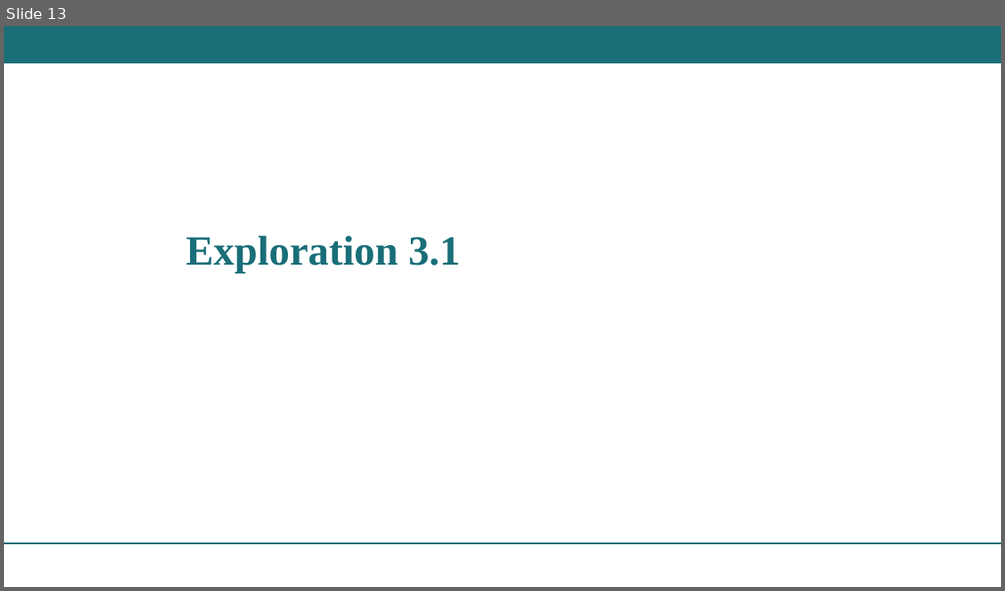
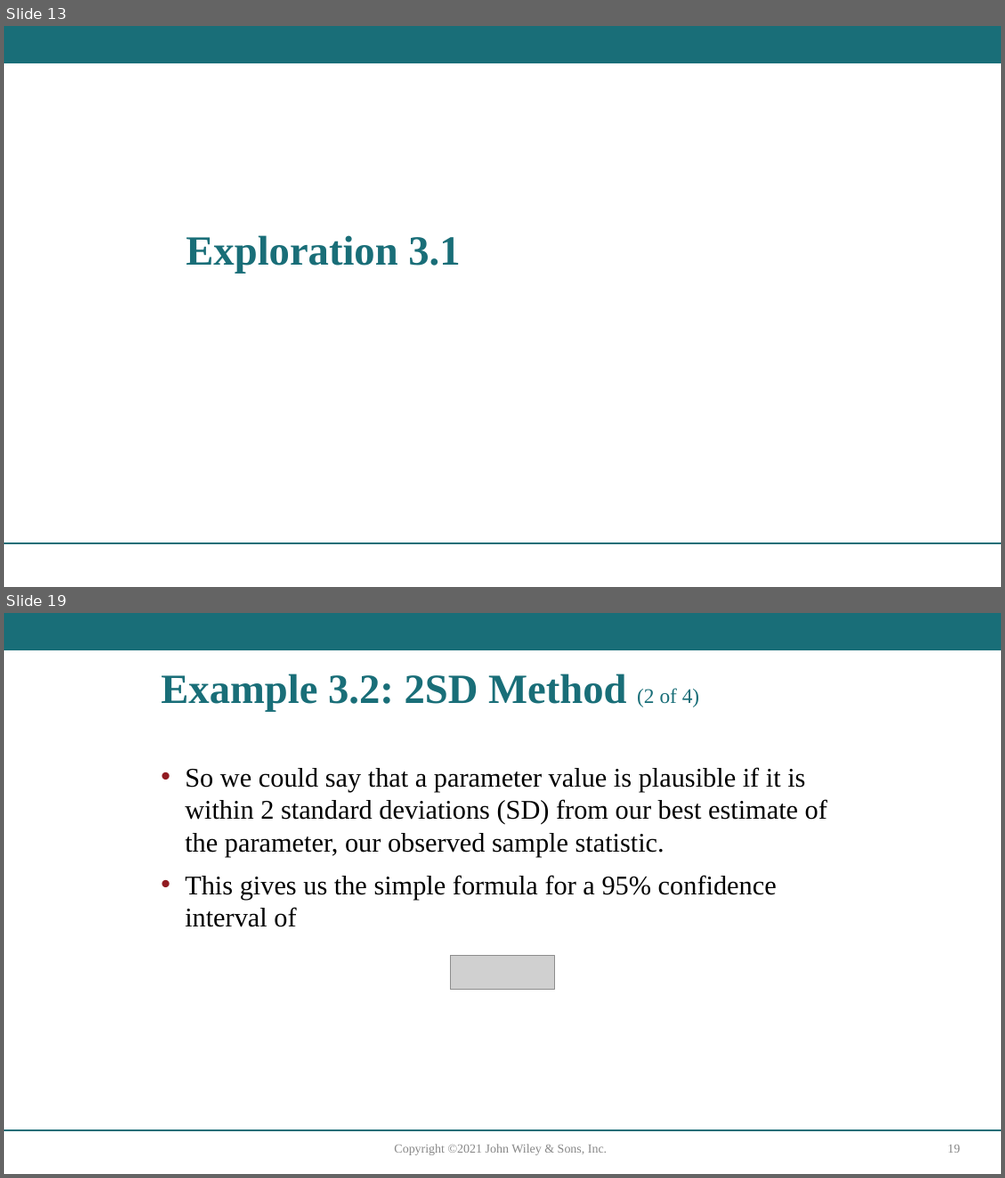
Before and after one commit to sroscoe2/MATH-104, a slide deck: Slides/Ch3.1-Roscoe26.pptx. Shown one above the other, each under a label of ours: slide 13 before the commit, slides 13 and 19 after it; the slides between them are not shown. The pictures are 1005x591 and 1005x1178 pixels, drawn with LibreOffice and Linux fonts; fonts in the diff are those of the drawing; grey boxes stand for pictures. Boxes give left, top, right and bottom in pixels: in the first picture for what was removed or moved away, otherwise in the second. Text is boxed around its words. In the diff, an @@ line names an element or a change of style, - is before the commit and + after.

```diff
--- a/Slides/Ch3.1-Roscoe26.pptx
+++ b/Slides/Ch3.1-Roscoe26.pptx
@@ slide 19 added at <box>4,613,1001,1174</box>, background #FFFFFF; not listed: 2 template elements that a slide beside it also shows @@
@@ title added at <box>161,674,699,712</box>, 40 pt, text #196E78, bold @@
+Example 3.2: 2SD Method (2 of 4)
@@ text added at <box>185,767,827,927</box>, 26 pt, text #000000 @@
+• So we could say that a parameter value is plausible if it is within 2 standard deviations (SD) from our best estimate of the parameter, our observed sample statistic.
+• This gives us the simple formula for a 95% confidence interval of
@@ picture added at <box>451,955,554,989</box> @@
@@ text added at <box>394,1143,607,1155</box>, 12 pt, text #888888 @@
+Copyright ©2021 John Wiley & Sons, Inc.
@@ page number added at <box>947,1144,960,1152</box>, 12 pt, text #888888 @@
+19
```
Also in this commit, not shown: 14 other slides added, 1 other file.
